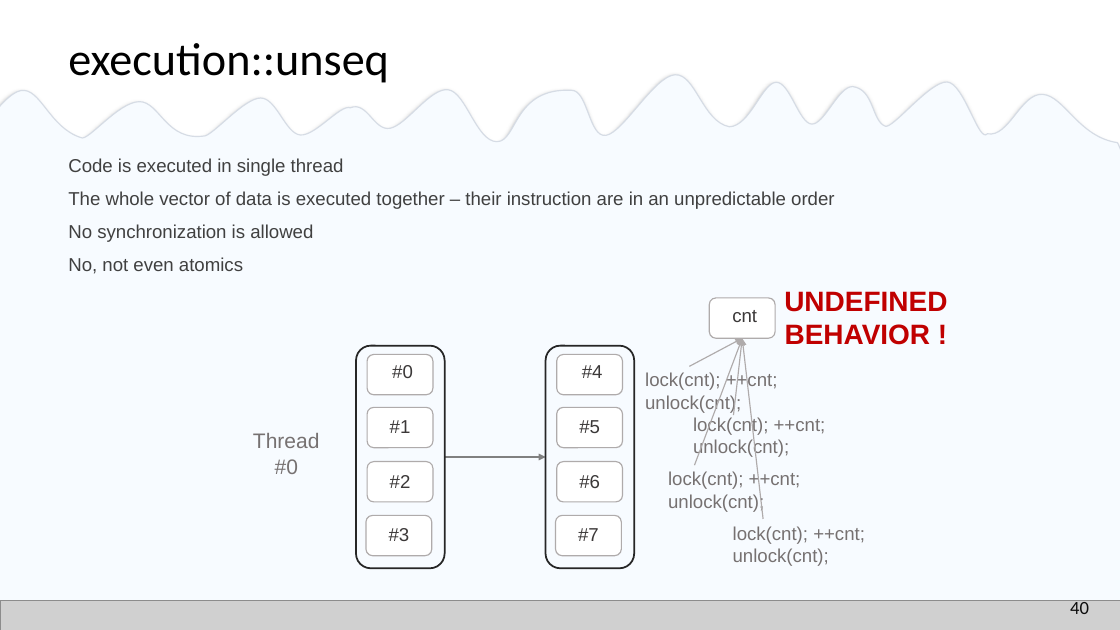
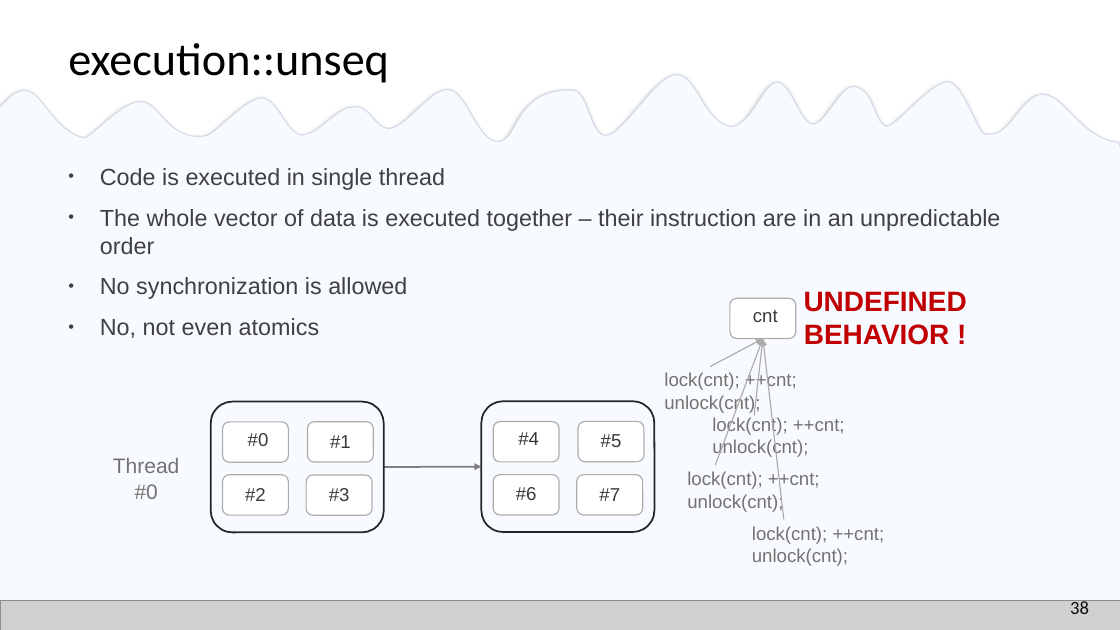
Before and after one commit to EmptySquareBubble/StoriesFromAParallelUniverse-, a slide deck: slide 39 of stories_from_a_paralel_universe.pptx (slide 41 before the commit). Drawn at 1120x630 pixels with LibreOffice and Linux fonts; fonts in the diff are those of the drawing; grey boxes stand for pictures. Boxes give left, top, right and bottom in pixels: in the first picture for what was removed or moved away, otherwise in the second. Text is boxed around its words. In the diff, an @@ line names an element or a change of style, - is before the commit and + after.

```diff
--- a/stories_from_a_paralel_universe.pptx
+++ b/stories_from_a_paralel_universe.pptx
@@ freeform shape at [0, 62, 1120, 178]: outline redrawn @@
@@ text "Code is executed in single ..." at [100, 168, 1000, 338]: size 16 to 20 pt; bullet none to •; line spacing 0.9 to 1 @@
@@ 6 texts, 4 arrows, 1 rounded rectangle: place and size @@
-6 texts, 4 arrows, 1 rounded rectangle at [645, 291, 947, 566]
+6 texts, 4 arrows, 1 rounded rectangle at [664, 291, 967, 566]
@@ rounded rectangle: place and size @@
-rounded rectangle at [356, 346, 445, 569]
+rounded rectangle at [211, 402, 384, 533]
@@ rounded rectangle: place and size @@
-rounded rectangle at [546, 346, 635, 569]
+rounded rectangle at [481, 402, 655, 533]
@@ text "Thread #0": place and size @@
-text "Thread #0" at [253, 433, 319, 474]
+text "Thread #0" at [113, 458, 179, 499]
@@ rounded rectangle: place and size @@
-rounded rectangle at [367, 355, 433, 395]
+rounded rectangle at [223, 422, 288, 462]
@@ text "#0": place and size @@
-text "#0" at [392, 365, 413, 378]
+text "#0" at [248, 433, 269, 446]
@@ 2 rounded rectangles, 1 text: place and size @@
-2 rounded rectangles, 1 text at [367, 408, 433, 502]
+2 rounded rectangles, 1 text at [307, 422, 373, 515]
@@ rounded rectangle: place and size @@
-rounded rectangle at [557, 355, 623, 395]
+rounded rectangle at [493, 422, 559, 462]
@@ text "#4": place and size @@
-text "#4" at [582, 365, 603, 378]
+text "#4" at [518, 432, 539, 445]
@@ 2 rounded rectangles, 1 text: place and size @@
-2 rounded rectangles, 1 text at [557, 408, 623, 502]
+2 rounded rectangles, 1 text at [577, 422, 644, 515]
@@ text "#2": place and size @@
-text "#2" at [390, 475, 411, 488]
+text "#2" at [245, 488, 266, 501]
@@ rounded rectangle: place and size @@
-rounded rectangle at [366, 516, 432, 556]
+rounded rectangle at [223, 475, 288, 515]
@@ text "#3": place and size @@
-text "#3" at [389, 528, 410, 541]
+text "#3" at [329, 488, 350, 501]
@@ arrow moved from (444, 457) - (546, 457) to (384, 467) - (481, 467) @@
@@ text "#6": place and size @@
-text "#6" at [579, 475, 600, 488]
+text "#6" at [516, 487, 537, 500]
@@ rounded rectangle: place and size @@
-rounded rectangle at [555, 516, 621, 556]
+rounded rectangle at [493, 475, 559, 515]
@@ text "#7": place and size @@
-text "#7" at [578, 528, 599, 541]
+text "#7" at [599, 488, 620, 501]
@@ page number at [1070, 599, 1089, 614]: text changed @@
-40
+38
```
Also in this commit, not shown: 18 other slides changed, 2 slides added, 2 slides removed.
